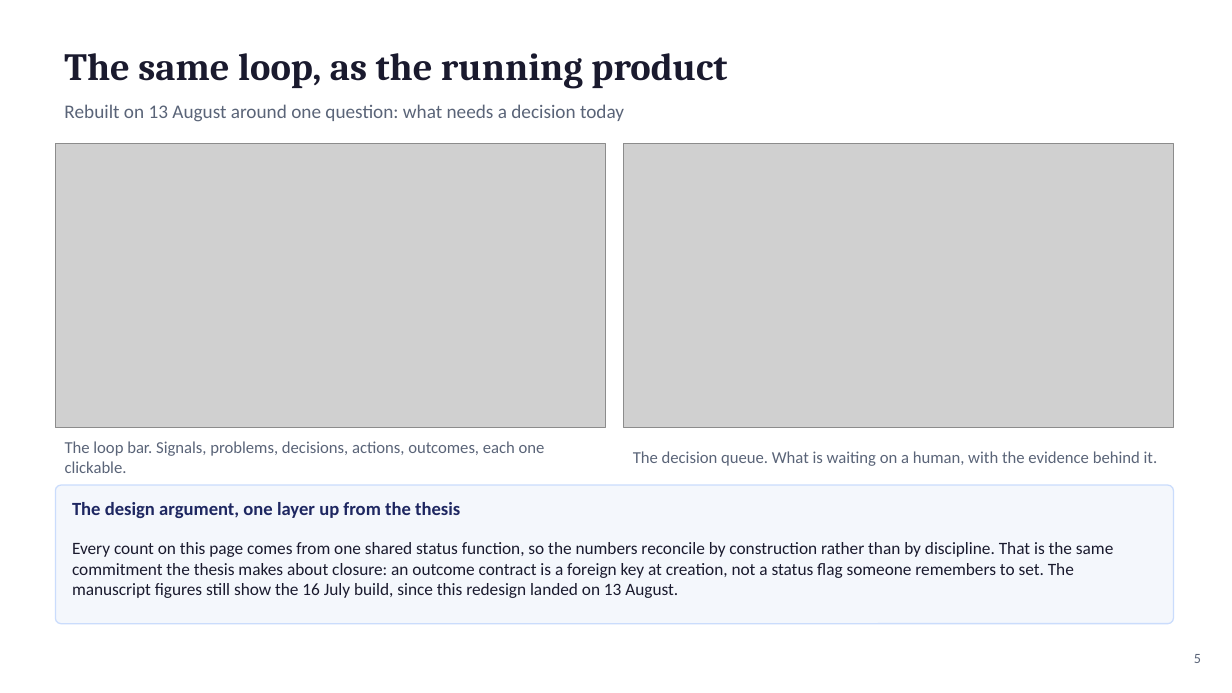
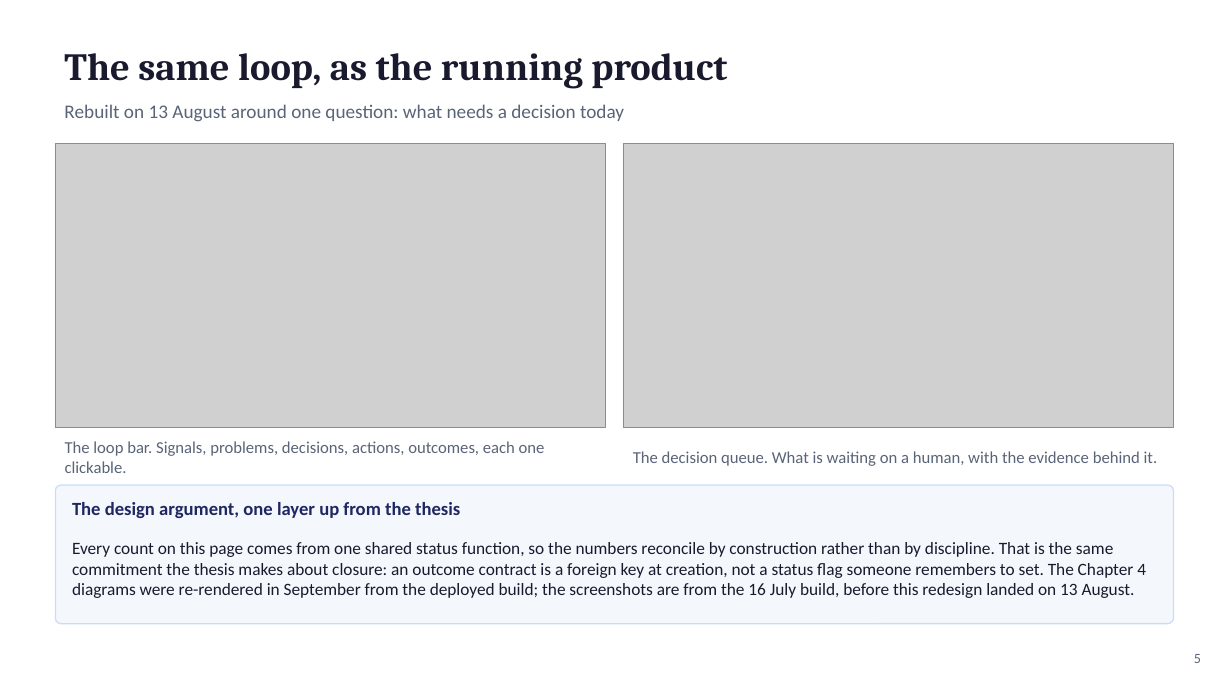
Before and after one commit to fogu13/CLARA, a slide deck: slide 5 of thesis/defense/defense_deck.pptx. Drawn at 1232x693 pixels with LibreOffice and Linux fonts; fonts in the diff are those of the drawing; grey boxes stand for pictures. Boxes give left, top, right and bottom in pixels: in the first picture for what was removed or moved away, otherwise in the second. Text is boxed around its words. In the diff, an @@ line names an element or a change of style, - is before the commit and + after.

```diff
--- a/thesis/defense/defense_deck.pptx
+++ b/thesis/defense/defense_deck.pptx
@@ text at box(72, 542, 1146, 598): text changed @@
-Every count on this page comes from one shared status function, so the numbers reconcile by construction rather than by discipline. That is the same commitment the thesis makes about closure: an outcome contract is a foreign key at creation, not a status flag someone remembers to set. The manuscript figures still show the 16 July build, since this redesign landed on 13 August.
+Every count on this page comes from one shared status function, so the numbers reconcile by construction rather than by discipline. That is the same commitment the thesis makes about closure: an outcome contract is a foreign key at creation, not a status flag someone remembers to set. The Chapter 4 diagrams were re-rendered in September from the deployed build; the screenshots are from the 16 July build, before this redesign landed on 13 August.
```
Also in this commit, not shown: 4 other slides changed, 23 other files.
